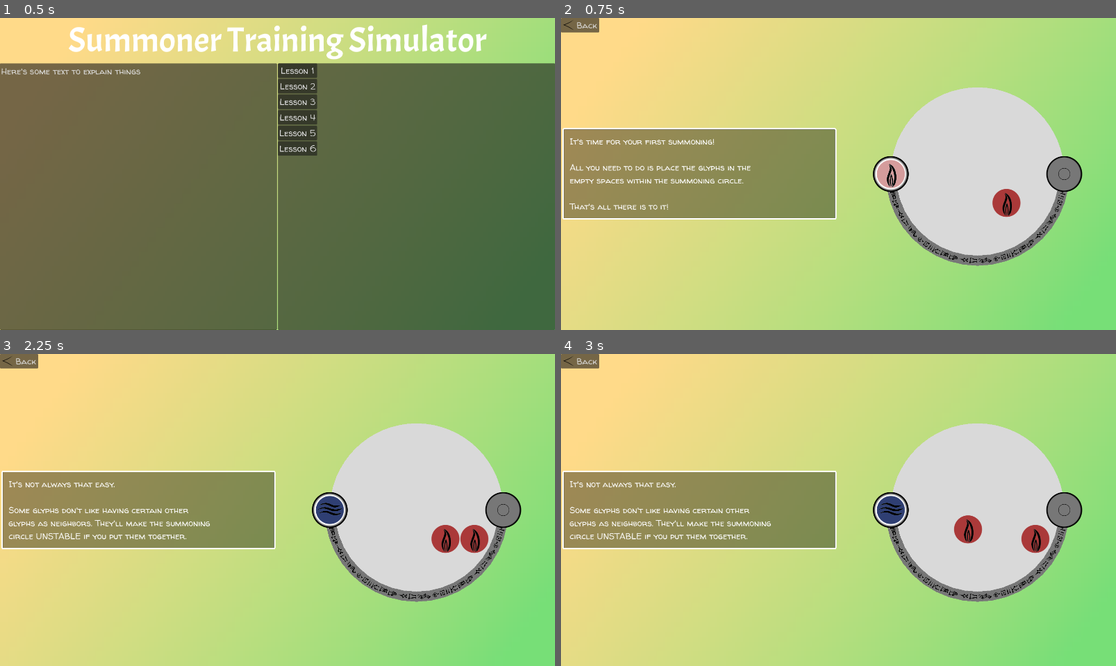
Above: before the commit, frames 1-4 (two rows, left to right).
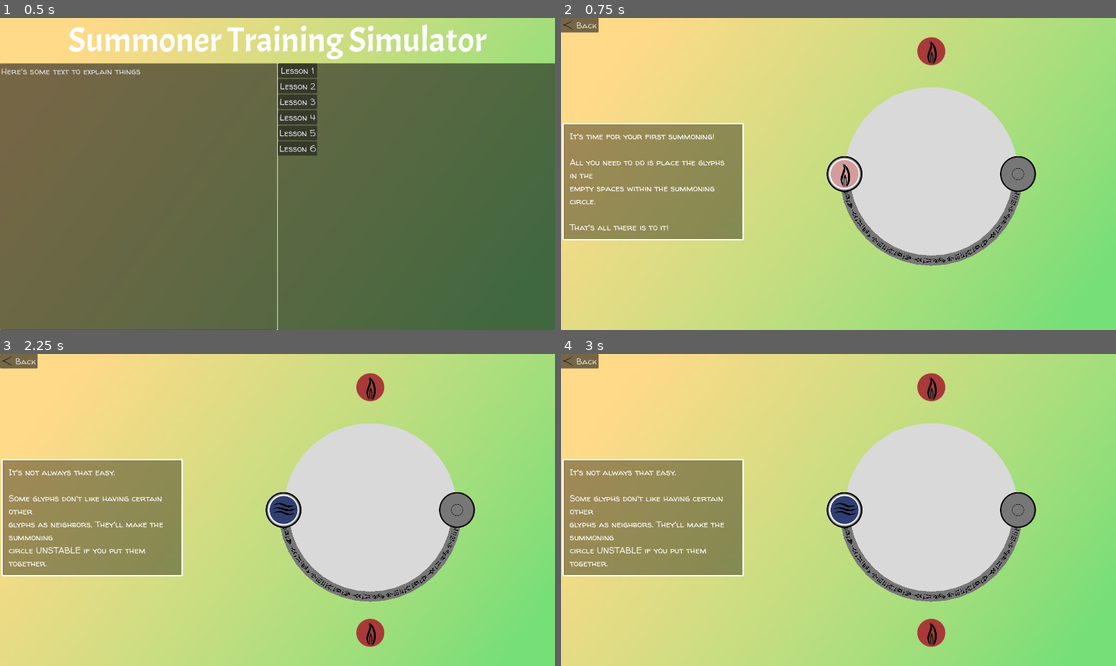
Above: after the commit, the same moments.

Repository: jwodicka/LD55
Game: Godot game, scene res://game_shell.tscn
Two runs of this game, one before a commit and one after it. Both use one fixed random seed, a clock stepped at 60 frames per second and the inputs below.
Inputs (mouse positions are in pixels of both pictures, inside the frame that each line leads up to):
- Up to frame 1 (0.5 s): no input
- Up to frame 2 (0.75 s): click "Lesson 1" at 0.5 s
- Up to frame 3 (2.25 s): click "Back" at 1.25 s; click "Lesson 2" at 2 s
- Up to frame 4 (3 s): tap Enter at 2.75 s; drag from (1005, 538) to (888, 510) at 2.77 s

Frame 1 is identical in both runs. In frame 2, 22% of the frame differs, in the area x 0-94%, y 0-80%; in frame 3, 22%; in frame 4, 23%, in the area x 0-94%, y 0-94%.

Commit message:
Glyphs lay out around the circle

Diff:
--- a/GameLevel.gd
+++ b/GameLevel.gd
@@ -59,13 +59,15 @@
 
 # Called when the node enters the scene tree for the first time.
 func _ready() -> void:
+	var flavor_container = $BoxContainer/VBoxContainer/FlavorContainer
+	var flavor_label = $BoxContainer/VBoxContainer/FlavorContainer/PanelContainer/FlavorLabel
 	if !level_name.is_empty():
 		load_level()
 	if !flavor_text.is_empty():
-		$BoxContainer/FlavorContainer.visible = true
-		$BoxContainer/FlavorContainer/PanelContainer/FlavorLabel.text = flavor_text
+		flavor_container.visible = true
+		flavor_label.text = flavor_text
 	else:
-		$BoxContainer/FlavorContainer.visible = false
+		flavor_container.visible = false
 
 func _on_victory() -> void:
 	var end_flavor_text := victory_text
--- a/SummoningCircle.gd
+++ b/SummoningCircle.gd
@@ -44,13 +44,14 @@
 	$BackgroundCircle.position = center
 	$BackgroundCircle.radius = radius
 
-	var glyph_position := Vector2(100, 100)
-	for symbol in glyphs:
+	glyphs.shuffle()
+	for i in range(glyphs.size()):
+		var symbol := glyphs[i]
 		var glyph: DraggableGlyph = DRAGGABLE_GLYPH.instantiate()
 		glyph.symbol = symbol
-		glyph.position = Vector2(glyph_position)
+		var offset: Vector2 = (Vector2.UP * (radius + 125)).rotated((TAU / glyphs.size()) * i)
+		glyph.position = offset
 		$Glyphs.add_child(glyph)
-		glyph_position.x += 100
 	for i in range(targets):
 		var target: DropTarget = DROP_TARGET.instantiate()
 		target.name = "DropTarget%d" % i
--- a/game_level.tscn
+++ b/game_level.tscn
@@ -43,14 +43,6 @@
 grow_vertical = 2
 mouse_filter = 2
 texture = ExtResource("2_gti28")
-
-[node name="Button" type="Button" parent="."]
-layout_mode = 0
-offset_right = 132.0
-offset_bottom = 50.0
-text = "Back"
-icon = ExtResource("4_kfd24")
-expand_icon = true
 
 [node name="VictoryOverlay" type="CanvasLayer" parent="."]
 layer = 50
@@ -102,28 +94,43 @@
 grow_vertical = 2
 mouse_filter = 2
 
-[node name="FlavorContainer" type="MarginContainer" parent="BoxContainer"]
+[node name="VBoxContainer" type="VBoxContainer" parent="BoxContainer"]
 layout_mode = 2
 size_flags_horizontal = 3
-size_flags_vertical = 4
+size_flags_stretch_ratio = 0.5
+
+[node name="Button" type="Button" parent="BoxContainer/VBoxContainer"]
+custom_minimum_size = Vector2(130, 0)
+layout_mode = 2
+size_flags_horizontal = 0
+size_flags_vertical = 0
+text = "Back"
+icon = ExtResource("4_kfd24")
+expand_icon = true
+
+[node name="FlavorContainer" type="MarginContainer" parent="BoxContainer/VBoxContainer"]
+layout_mode = 2
+size_flags_horizontal = 3
+size_flags_vertical = 3
 mouse_filter = 2
 theme_override_constants/margin_left = 25
 theme_override_constants/margin_top = 25
 theme_override_constants/margin_right = 25
 theme_override_constants/margin_bottom = 25
 
-[node name="PanelContainer" type="PanelContainer" parent="BoxContainer/FlavorContainer"]
+[node name="PanelContainer" type="PanelContainer" parent="BoxContainer/VBoxContainer/FlavorContainer"]
 layout_mode = 2
+size_flags_vertical = 4
 mouse_filter = 2
 theme_type_variation = &"FlavorText"
 
-[node name="FlavorLabel" type="Label" parent="BoxContainer/FlavorContainer/PanelContainer"]
+[node name="FlavorLabel" type="Label" parent="BoxContainer/VBoxContainer/FlavorContainer/PanelContainer"]
 custom_minimum_size = Vector2(150, 0)
 layout_mode = 2
 text = "This is some flavor text
 explaining what to do in this level"
 autowrap_mode = 3
 
-[connection signal="pressed" from="Button" to="." method="_on_button_pressed"]
 [connection signal="pressed" from="VictoryOverlay/CenterContainer/PanelContainer/VBoxContainer/HBoxContainer/MenuButton" to="." method="_on_button_pressed"]
 [connection signal="pressed" from="VictoryOverlay/CenterContainer/PanelContainer/VBoxContainer/HBoxContainer/NextButton" to="." method="_on_next_button_pressed"]
+[connection signal="pressed" from="BoxContainer/VBoxContainer/Button" to="." method="_on_button_pressed"]
